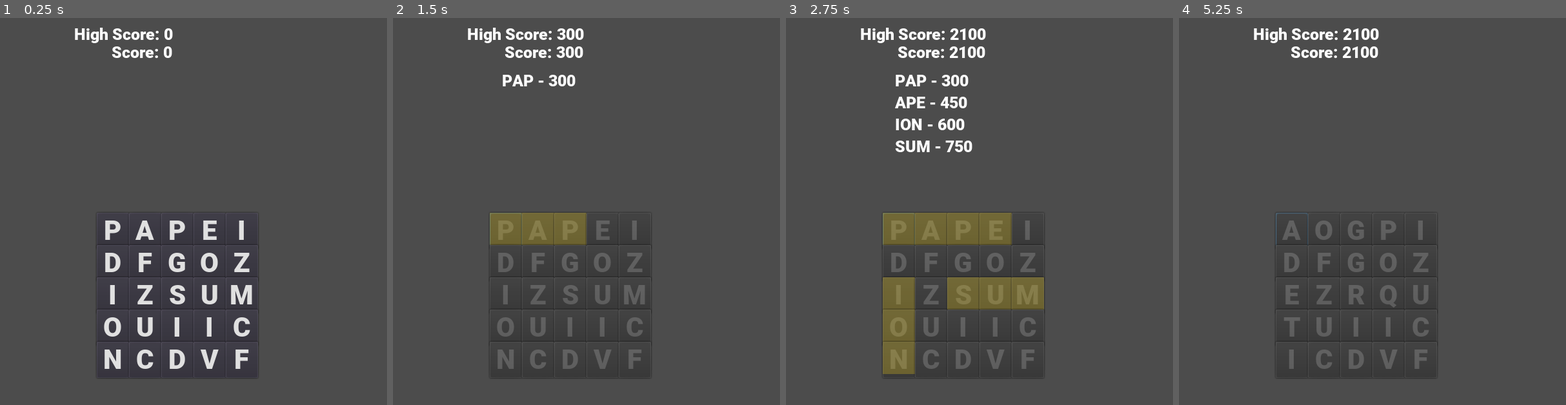
Above: before the commit, frames 1-4 (left to right).
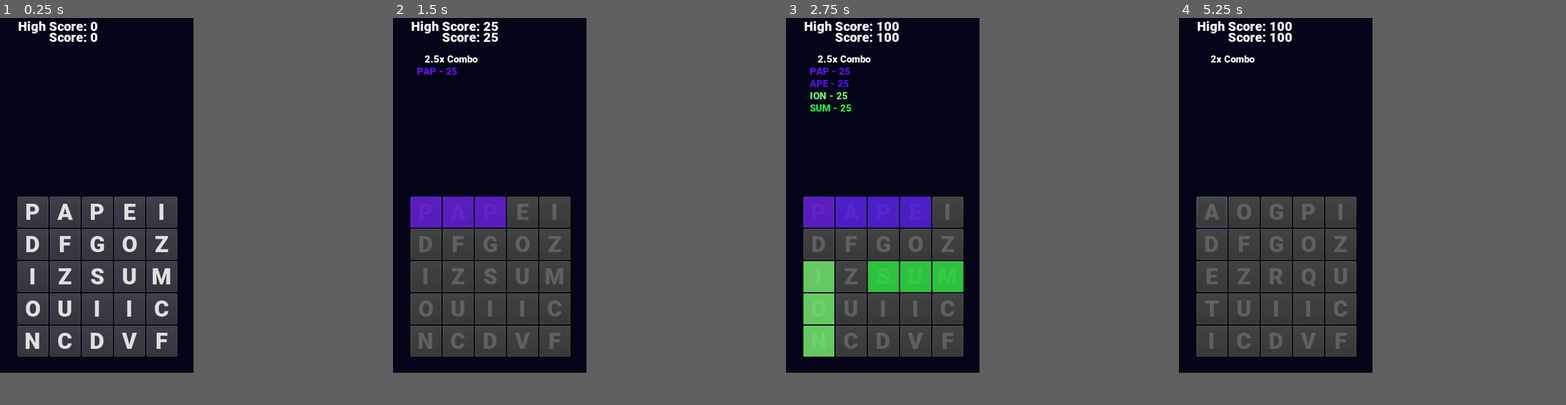
Above: after the commit, the same moments.

Repository: utecht/ld41
Game: Godot game, scene res://Board.tscn
Same seed, same stepped clock (60 frames per second), same inputs: the game is played once before the commit and once after it.
Inputs (mouse positions are in pixels of both pictures, inside the frame that each line leads up to):
- Up to frame 1 (0.25 s): no input
- Up to frame 2 (1.5 s): click "P" at 0.5 s; move the mouse to (671, 192) at 1.27 s
- Up to frame 3 (2.75 s): tap Enter at 2 s; move the mouse to (902, 230) at 2.02 s
- Up to frame 4 (5.25 s): move the mouse to (1411, 126) at 2.77 s; tap Space at 3.5, 5 s; move the mouse to (1353, 288) at 3.52 s; tap Enter at 4.25 s; move the mouse to (1488, 269) at 4.27 s; move the mouse to (1256, 153) at 5.02 s
In our replay, the window is 600x600 before the commit and 300x550 after it. These sizes can differ from the game's own. Grey fills any space a smaller window leaves; there, only what the larger window draws over its background counts as a difference.

The runs differ from the first frame. In frame 1, 35% of the frame differs, in the area x 0-67%, y 0-94%; in frame 2, 35%; in frame 3, 42%; in frame 4, 32%.

Commit message:
score coloring, basic game loop

Diff:
--- a/Board.gd
+++ b/Board.gd
@@ -110,6 +110,8 @@
 		$GameOver.show()
 	else:
 		scoring_words = results
+		combo = (results.size() / 2.0) + 0.5
+		$WordLabel.text = str("   ", combo, "x Combo", "\n")
 		$Score.start()
 
 func _picked_up(letter):
@@ -156,13 +158,17 @@
 		$Reset.start()
 	else:
 		var result = scoring_words.pop_front()
+		var color = Color(randf(), randf(), randf(), .75)
 		for letter_index in result[0]:
 			if !to_be_replaced.has(letter_index):
 				to_be_replaced.append(letter_index)
-			board[letter_index].highlight()
-		var word_score = (result[1].length() * 100) * combo
-		combo += .5
-		$WordLabel.text = str($WordLabel.text, result[1], " - ", word_score, "\n")
+			board[letter_index].highlight(color)
+		var word_score = pow(10, result[1].length() - 2) * combo
+		color.a = 1.0
+		$WordLabel.push_color(color)
+		$WordLabel.add_text(str(result[1], " - ", word_score, "\n"))
+		$WordLabel.pop()
+
 		score += word_score
 		$ScoreLabel.text = str("Score: ", score)
 		if score > high_score:
--- a/Board.tscn
+++ b/Board.tscn
@@ -1,12 +1,20 @@
-[gd_scene load_steps=5 format=2]
+[gd_scene load_steps=6 format=2]
 
 [ext_resource path="res://Board.gd" type="Script" id=1]
 [ext_resource path="res://Letter.tscn" type="PackedScene" id=2]
 [ext_resource path="res://fonts/Roboto-Black.ttf" type="DynamicFontData" id=3]
 
+[sub_resource type="DynamicFont" id=2]
+
+size = 15
+use_mipmaps = false
+use_filter = false
+font_data = ExtResource( 3 )
+_sections_unfolded = [ "Font", "Settings" ]
+
 [sub_resource type="DynamicFont" id=1]
 
-size = 25
+size = 20
 use_mipmaps = false
 use_filter = false
 font_data = ExtResource( 3 )
@@ -14,57 +22,82 @@
 
 [node name="Board" type="Position2D" index="0"]
 
-position = Vector2( 175, 327.098 )
+position = Vector2( 50, 300 )
 script = ExtResource( 1 )
 _sections_unfolded = [ "Transform" ]
 Letter = ExtResource( 2 )
 
-[node name="Reset" type="Timer" parent="." index="0"]
+[node name="ColorRect" type="ColorRect" parent="." index="0"]
+
+anchor_left = 0.0
+anchor_top = 0.0
+anchor_right = 0.0
+anchor_bottom = 0.0
+margin_left = -57.0
+margin_top = -302.0
+margin_right = 254.0
+margin_bottom = 257.0
+rect_pivot_offset = Vector2( 0, 0 )
+rect_clip_content = false
+mouse_filter = 0
+mouse_default_cursor_shape = 0
+size_flags_horizontal = 1
+size_flags_vertical = 1
+color = Color( 0.0193119, 0.0167847, 0.0976563, 1 )
+
+[node name="Reset" type="Timer" parent="." index="1"]
 
 process_mode = 1
 wait_time = 2.0
 one_shot = true
 autostart = false
 
-[node name="Score" type="Timer" parent="." index="1"]
+[node name="Score" type="Timer" parent="." index="2"]
 
 process_mode = 1
 wait_time = 0.5
 one_shot = true
 autostart = false
 
-[node name="WordLabel" type="Label" parent="." index="2"]
+[node name="WordLabel" type="RichTextLabel" parent="." index="3"]
 
 anchor_left = 0.0
 anchor_top = 0.0
 anchor_right = 0.0
 anchor_bottom = 0.0
-margin_left = -6.0
+margin_left = -13.0
 margin_top = -245.0
-margin_right = 236.0
-margin_bottom = 262.0
+margin_right = 207.0
 rect_pivot_offset = Vector2( 0, 0 )
 rect_clip_content = false
 mouse_filter = 2
 mouse_default_cursor_shape = 0
 size_flags_horizontal = 1
 size_flags_vertical = 4
-custom_fonts/font = SubResource( 1 )
+custom_fonts/normal_font = SubResource( 2 )
+bbcode_enabled = false
+bbcode_text = ""
+visible_characters = -1
 percent_visible = 1.0
-lines_skipped = 0
-max_lines_visible = -1
+meta_underlined = true
+tab_size = 4
+text = ""
+scroll_active = true
+scroll_following = false
+selection_enabled = false
+override_selected_font_color = false
 _sections_unfolded = [ "custom_fonts" ]
 
-[node name="ScoreLabel" type="Label" parent="." index="3"]
+[node name="ScoreLabel" type="Label" parent="." index="4"]
 
 anchor_left = 0.0
 anchor_top = 0.0
 anchor_right = 0.0
 anchor_bottom = 0.0
-margin_left = -2.0
-margin_top = -289.0
-margin_right = 240.0
-margin_bottom = -256.0
+margin_left = 26.0
+margin_top = -282.0
+margin_right = 239.0
+margin_bottom = -249.0
 rect_pivot_offset = Vector2( 0, 0 )
 rect_clip_content = false
 mouse_filter = 2
@@ -78,16 +111,16 @@
 max_lines_visible = -1
 _sections_unfolded = [ "custom_fonts" ]
 
-[node name="HighScoreLabel" type="Label" parent="." index="4"]
+[node name="HighScoreLabel" type="Label" parent="." index="5"]
 
 anchor_left = 0.0
 anchor_top = 0.0
 anchor_right = 0.0
 anchor_bottom = 0.0
-margin_left = -60.0
-margin_top = -317.0
+margin_left = -22.0
+margin_top = -299.0
 margin_right = 242.0
-margin_bottom = -286.0
+margin_bottom = -268.0
 rect_pivot_offset = Vector2( 0, 0 )
 rect_clip_content = false
 mouse_filter = 2
@@ -101,23 +134,23 @@
 max_lines_visible = -1
 _sections_unfolded = [ "custom_fonts" ]
 
-[node name="GameOverTimer" type="Timer" parent="." index="5"]
+[node name="GameOverTimer" type="Timer" parent="." index="6"]
 
 process_mode = 1
 wait_time = 3.0
 one_shot = true
 autostart = false
 
-[node name="GameOver" type="Label" parent="." index="6"]
+[node name="GameOver" type="Label" parent="." index="7"]
 
 anchor_left = 0.0
 anchor_top = 0.0
 anchor_right = 0.0
 anchor_bottom = 0.0
-margin_left = -16.0
-margin_top = -75.0
-margin_right = 226.0
-margin_bottom = -33.0
+margin_left = -50.0
+margin_top = -67.0
+margin_right = 249.0
+margin_bottom = -37.0
 rect_pivot_offset = Vector2( 0, 0 )
 rect_clip_content = false
 mouse_filter = 2
@@ -130,7 +163,7 @@
 percent_visible = 1.0
 lines_skipped = 0
 max_lines_visible = -1
-_sections_unfolded = [ "Visibility", "custom_fonts" ]
+_sections_unfolded = [ "Anchor", "Margin", "Visibility", "custom_fonts" ]
 
 [connection signal="timeout" from="Reset" to="." method="_on_Reset_timeout"]
 
--- a/Letter.tscn
+++ b/Letter.tscn
@@ -5,7 +5,7 @@
 
 [sub_resource type="DynamicFont" id=1]
 
-size = 42
+size = 35
 use_mipmaps = false
 use_filter = false
 font_data = ExtResource( 2 )
@@ -15,7 +15,10 @@
 
 position = Vector2( 25, 25 )
 script = ExtResource( 1 )
-_sections_unfolded = [ "Transform" ]
+_sections_unfolded = [ "Transform", "Z Index" ]
+__meta__ = {
+"_edit_group_": true
+}
 letter = "B"
 
 [node name="Button" type="Button" parent="." index="0"]
@@ -24,10 +27,10 @@
 anchor_top = 0.0
 anchor_right = 0.0
 anchor_bottom = 0.0
-margin_left = -25.0
-margin_top = -25.0
+margin_left = -23.0
+margin_top = -23.0
 margin_right = 25.0
-margin_bottom = 31.0
+margin_bottom = 25.0
 rect_pivot_offset = Vector2( 0, 0 )
 rect_clip_content = false
 focus_mode = 2
@@ -42,7 +45,7 @@
 group = null
 flat = false
 align = 1
-_sections_unfolded = [ "Margin", "Rect", "custom_fonts" ]
+_sections_unfolded = [ "Grow Direction", "Margin", "Rect", "custom_fonts" ]
 
 [node name="Highlight" type="ColorRect" parent="." index="1"]
 
@@ -51,8 +54,8 @@
 anchor_top = 0.0
 anchor_right = 0.0
 anchor_bottom = 0.0
-margin_left = -25.0
-margin_top = -25.0
+margin_left = -23.0
+margin_top = -23.0
 margin_right = 25.0
 margin_bottom = 25.0
 rect_pivot_offset = Vector2( 0, 0 )
--- a/Node2D.gd
+++ b/Node2D.gd
@@ -9,7 +9,8 @@
 func _ready():
 	$Button.text = letter
 
-func highlight():
+func highlight(color):
+	$Highlight.color = color
 	$Highlight.visible = true
 
 func reset(new_letter):
--- a/project.godot
+++ b/project.godot
@@ -16,7 +16,8 @@
 
 [display]
 
-window/size/width=600
+window/size/width=300
+window/size/height=550
 window/size/resizable=false
 window/handheld/orientation="portrait"
 window/handheld/emulate_touchscreen=true
